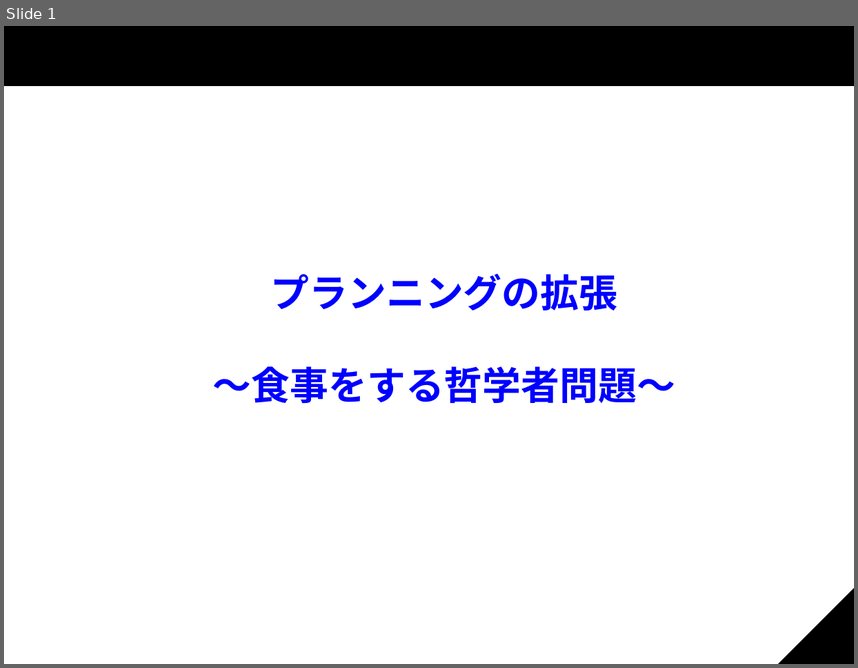
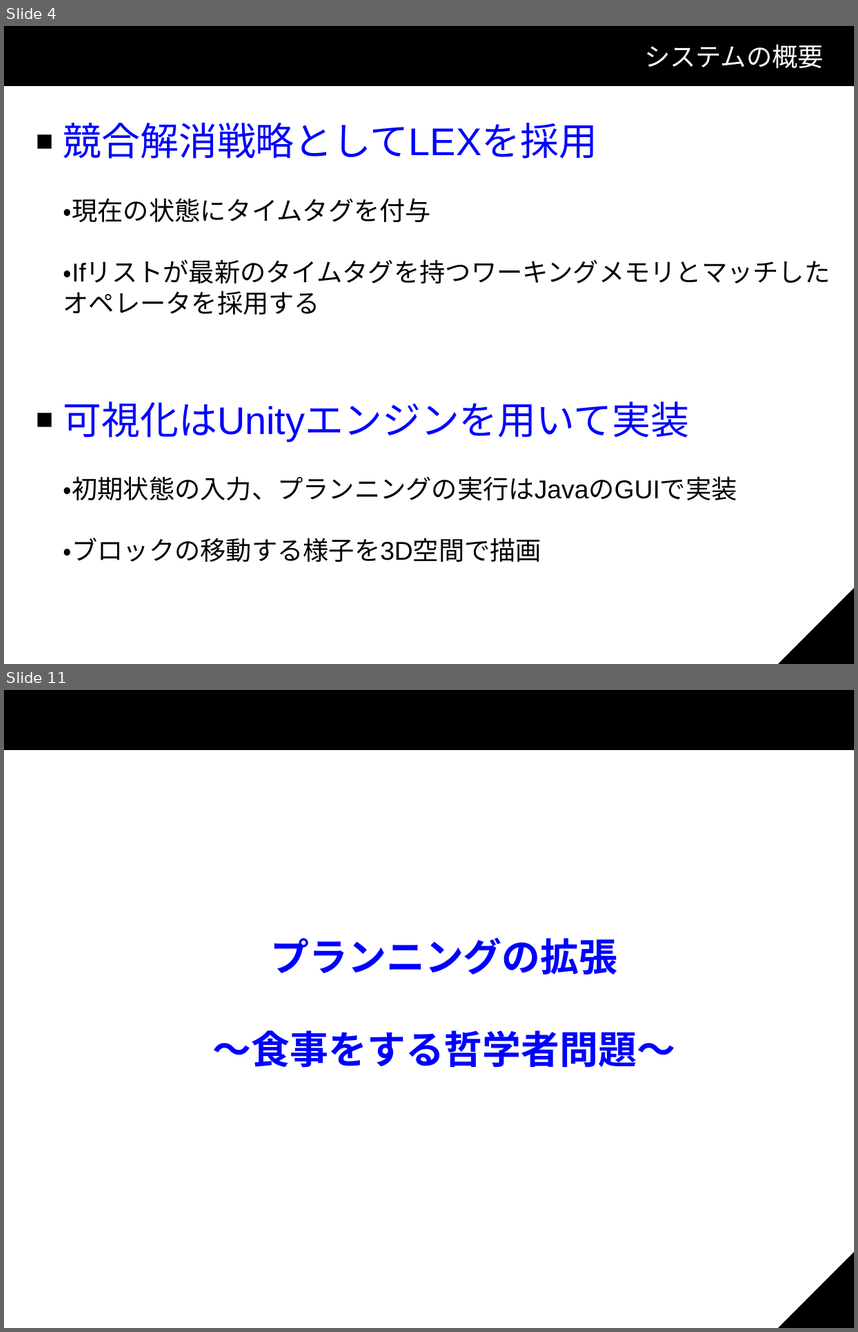
Before and after one commit to KP-3/Shota, a slide deck: スライド.odp. Shown one above the other, each under a label of ours: slide 1 before the commit, slides 4 and 11 after it; the slides between them are not shown. The pictures are 858x668 and 858x1332 pixels, drawn with LibreOffice and Linux fonts; fonts in the diff are those of the drawing; background and template pictures are left out. Boxes give left, top, right and bottom in pixels: in the first picture for what was removed or moved away, otherwise in the second. Text is boxed around its words. In the diff, an @@ line names an element or a change of style, - is before the commit and + after.

```diff
--- a/スライド.odp
+++ b/スライド.odp
@@ slide 4 added at <box>4,26,854,664</box>, background #FFFFFF; not listed: 3 template elements that a slide beside it also shows @@
@@ title added at <box>644,44,824,68</box>, 24 pt, text #FFFFFF @@
+システムの概要
@@ text added at <box>63,123,831,314</box>, 24 pt, text #000000 @@
+■ 競合解消戦略としてLEXを採用
+・現在の状態にタイムタグを付与
+・Ifリストが最新のタイムタグを持つワーキングメモリとマッチした
+オペレータを採用する
@@ text added at <box>63,401,737,561</box>, 24 pt, text #000000 @@
+■ 可視化はUnityエンジンを用いて実装
+・初期状態の入力、プランニングの実行はJavaのGUIで実装
+・ブロックの移動する様子を3D空間で描画
@@ what was slide 1 is now slide 11 @@
```
Also in this commit, not shown: 9 slides changed, 10 other slides added.
